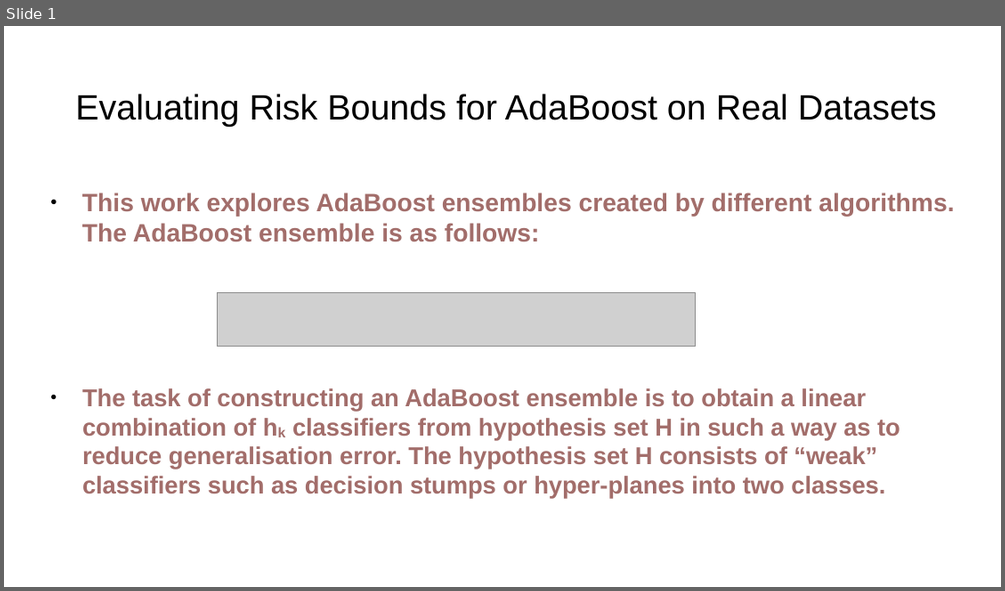
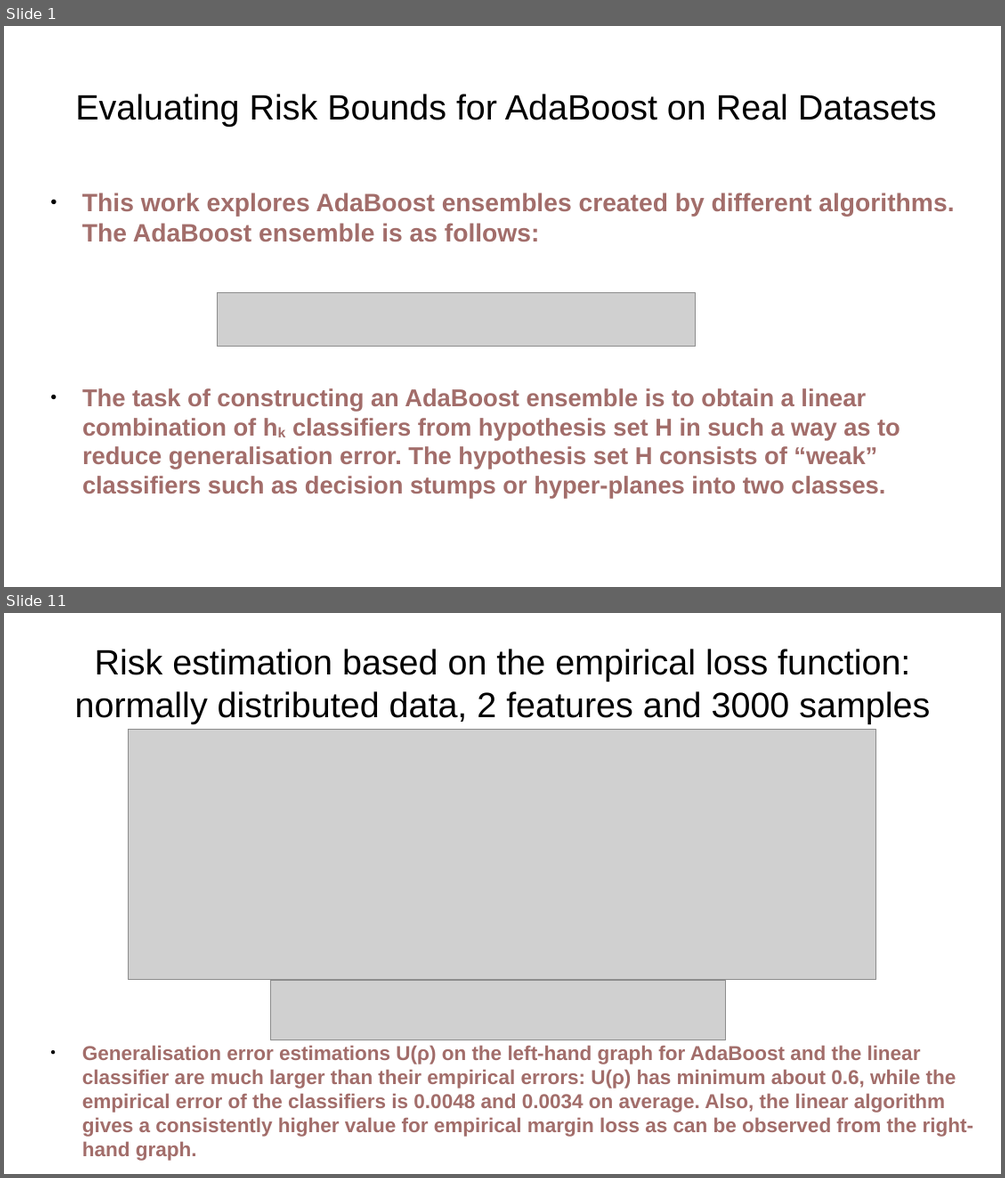
Before and after one commit to vkmbox/Ml-hse-final, a slide deck: output/presentation.pptx. Shown one above the other, each under a label of ours: slide 1 before the commit, slides 1 and 11 after it; the slides between them are not shown. The pictures are 1005x591 and 1005x1178 pixels, drawn with LibreOffice and Linux fonts; fonts in the diff are those of the drawing; grey boxes stand for pictures. Boxes give left, top, right and bottom in pixels: in the first picture for what was removed or moved away, otherwise in the second. Text is boxed around its words. In the diff, an @@ line names an element or a change of style, - is before the commit and + after.

```diff
--- a/output/presentation.pptx
+++ b/output/presentation.pptx
@@ slide 11 added at <box>4,613,1001,1174</box>, background #FFFFFF @@
@@ text added at <box>75,649,930,723</box>, 28 pt, text #000000 @@
+Risk estimation based on the empirical loss function: normally distributed data, 2 features and 3000 samples
@@ picture added at <box>129,729,877,980</box> @@
@@ picture added at <box>271,981,726,1041</box> @@
@@ text added at <box>82,1045,973,1160</box>, 16 pt, text #A26D6A, bold @@
+● Generalisation error estimations U(ρ) on the left-hand graph for AdaBoost and the linear classifier are much larger than their empirical errors: U(ρ) has minimum about 0.6, while the empirical error of the classifiers is 0.0048 and 0.0034 on average. Also, the linear algorithm gives a consistently higher value for empirical margin loss as can be observed from the right-hand graph.
```
Also in this commit, not shown: 12 other slides added, 1 slide removed, 1 other file.
